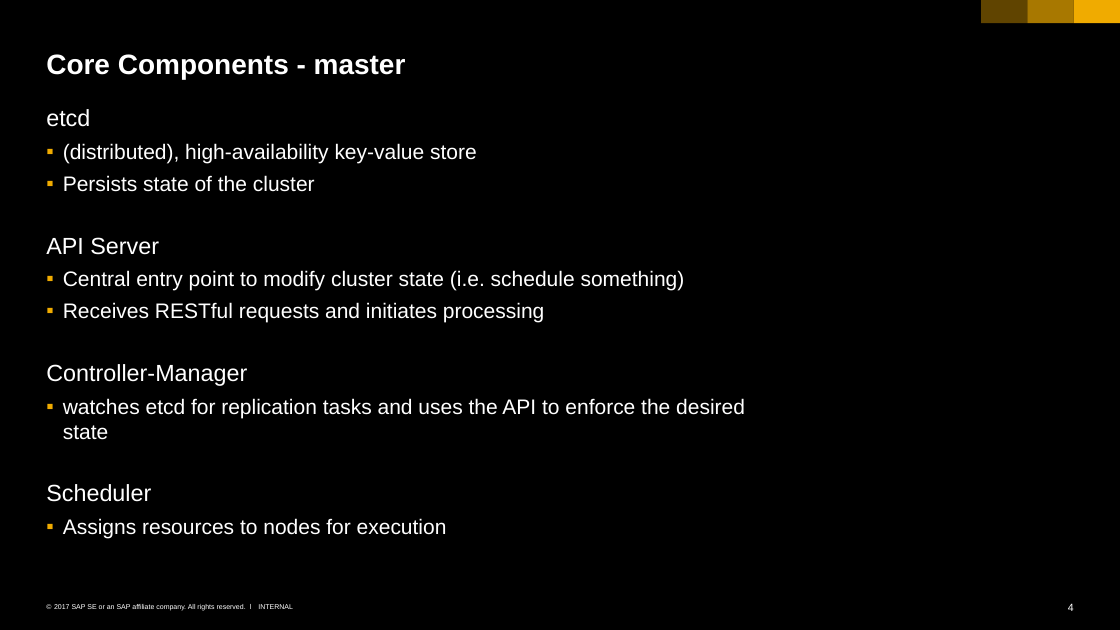
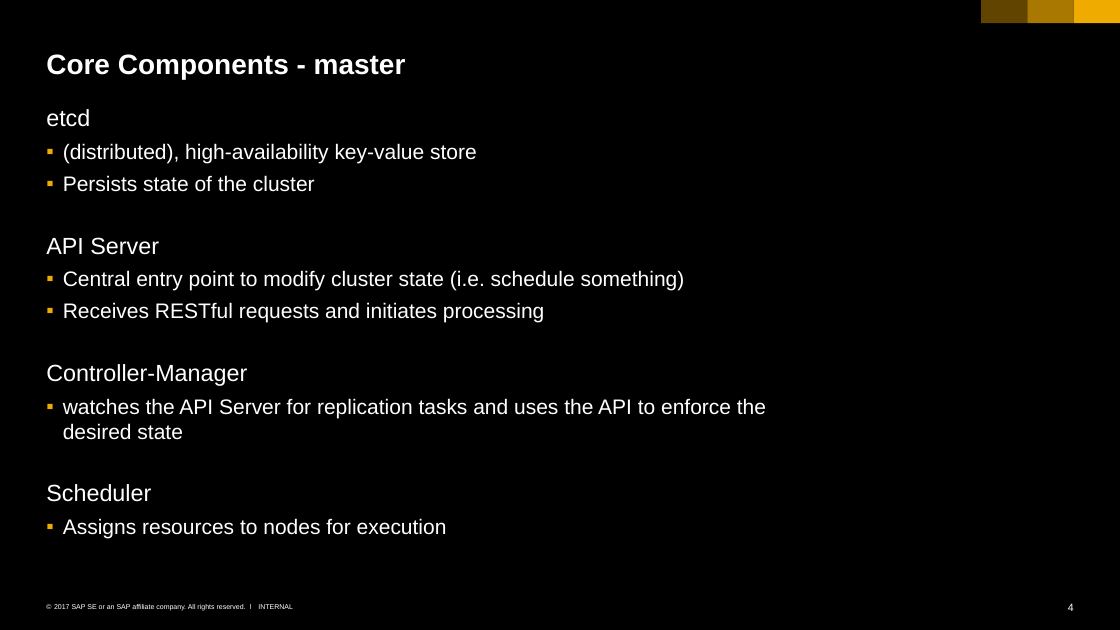
Before and after one commit to cuijiyao01/docker-k8s-training, a slide deck: slide 4 of kubernetes/01_k8s_core_components.pptx. Drawn at 1120x630 pixels with LibreOffice and Linux fonts; fonts in the diff are those of the drawing. Boxes give left, top, right and bottom in pixels: in the first picture for what was removed or moved away, otherwise in the second. Text is boxed around its words. In the diff, an @@ line names an element or a change of style, - is before the commit and + after.

Commit message:
only api server talks to etcd

```diff
--- a/kubernetes/01_k8s_core_components.pptx
+++ b/kubernetes/01_k8s_core_components.pptx
@@ text at bbox=[63, 398, 766, 440]: text changed @@
-  ▪ watches etcd for replication tasks and uses the API to enforce the desired state
+  ▪ watches the API Server for replication tasks and uses the API to enforce the desired state
```
Also in this commit, not shown: 1 other slide changed.
